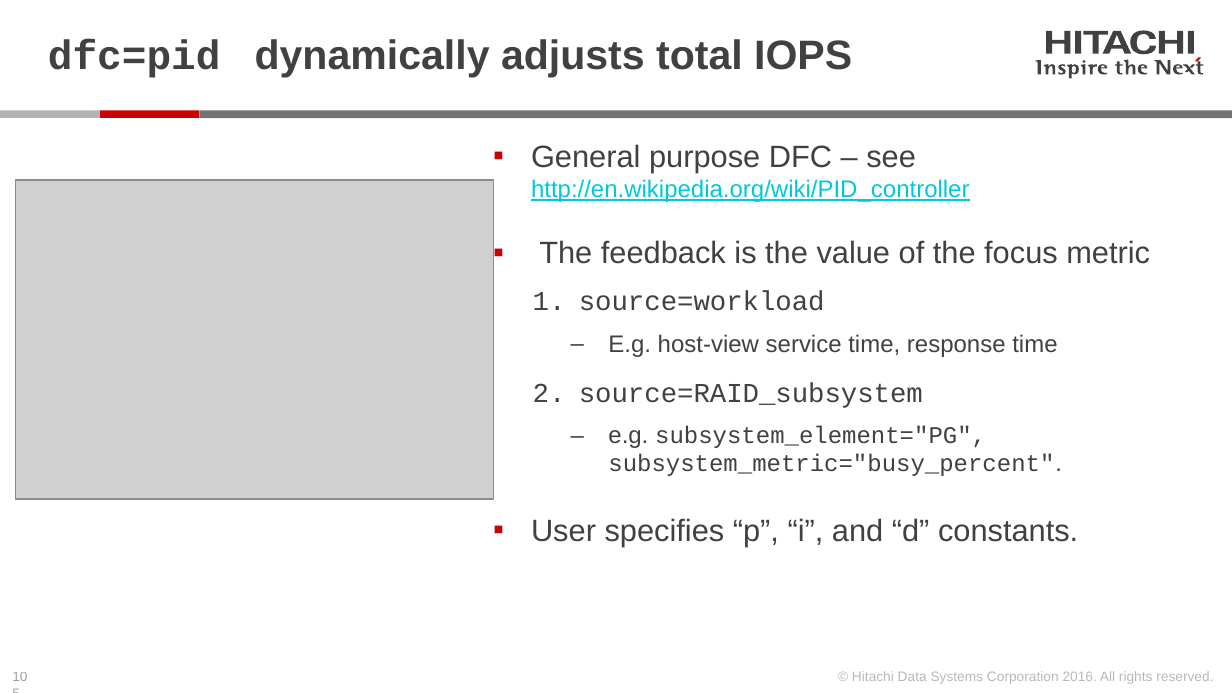
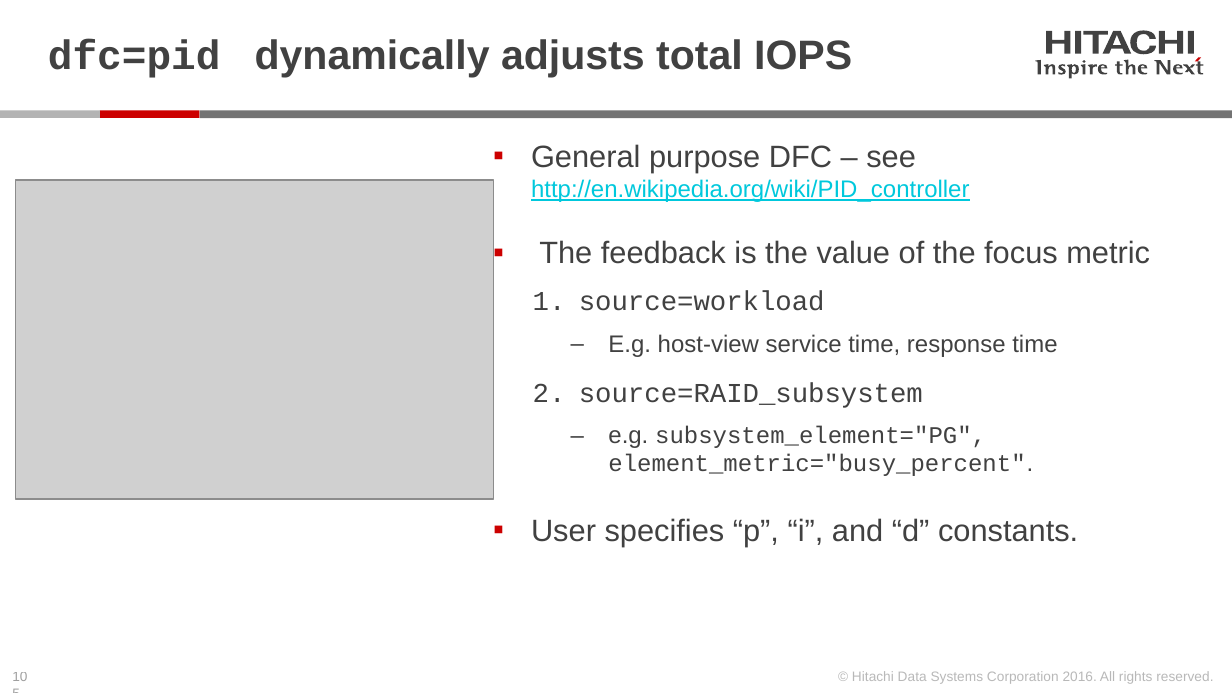
Before and after one commit to Hitachi-Data-Systems/ivy, a slide deck: slide 105 of doc/Programming ivy reference.pptx. Drawn at 1232x693 pixels with LibreOffice and Linux fonts; fonts in the diff are those of the drawing; grey boxes stand for pictures. Boxes give left, top, right and bottom in pixels: in the first picture for what was removed or moved away, otherwise in the second. Text is boxed around its words. In the diff, an @@ line names an element or a change of style, - is before the commit and + after.

```diff
--- a/doc/Programming ivy reference.pptx
+++ b/doc/Programming ivy reference.pptx
@@ text at (608,426,1033,476): text changed @@
-    ‒ e.g. subsystem_element="PG", subsystem_metric="busy_percent".
+    ‒ e.g. subsystem_element="PG", element_metric="busy_percent".
```
Also in this commit, not shown: 1 other file.
